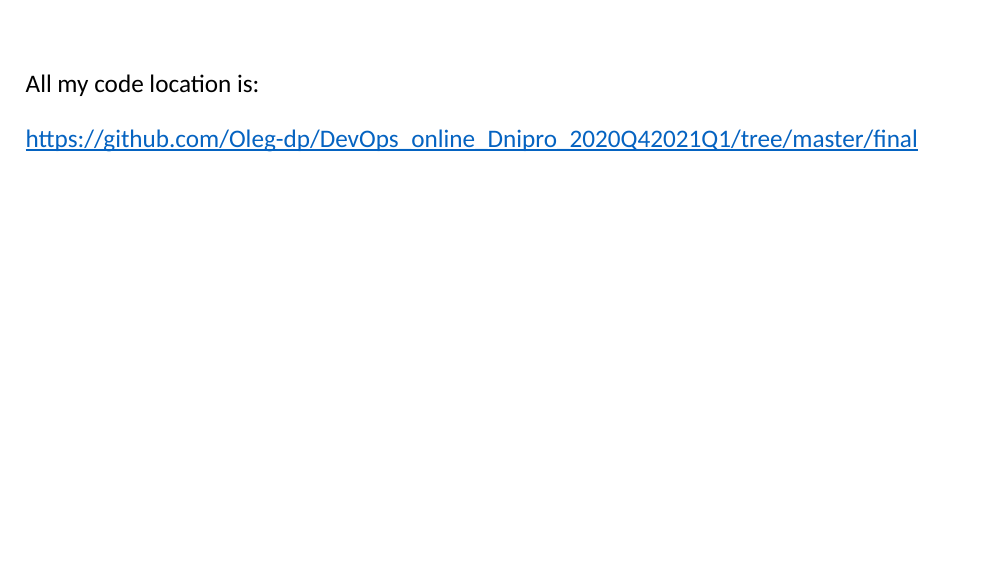
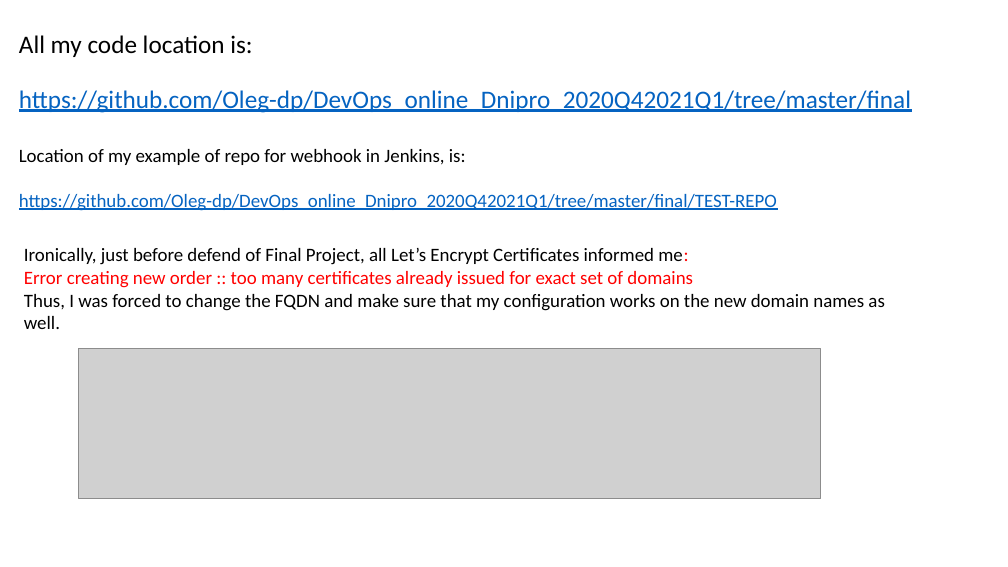
Before and after one commit to Oleg-dp/DevOps_online_Dnipro_2020Q42021Q1, a slide deck: slide 16 of final/SNIEOSIKOV OLEH.pptx. Drawn at 1008x567 pixels with LibreOffice and Linux fonts; fonts in the diff are those of the drawing; grey boxes stand for pictures. Boxes give left, top, right and bottom in pixels: in the first picture for what was removed or moved away, otherwise in the second. Text is boxed around its words. In the diff, an @@ line names an element or a change of style, - is before the commit and + after.

```diff
--- a/final/SNIEOSIKOV OLEH.pptx
+++ b/final/SNIEOSIKOV OLEH.pptx
@@ title "All my code location is: ...": place and size @@
-title "All my code location is: ..." at <box>26,74,918,152</box>
+title "All my code location is: ..." at <box>19,35,911,113</box>
@@ text added at <box>19,149,777,211</box>, 18 pt, text #0563C1, underline @@
+Location of my example of repo for webhook in Jenkins, is:
+https://github.com/Oleg-dp/DevOps_online_Dnipro_2020Q42021Q1/tree/master/final/TEST-REPO
@@ text added at <box>24,248,884,329</box>, 18 pt, text #000000 @@
+Ironically, just before defend of Final Project, all Let’s Encrypt Certificates informed me:
+Error creating new order :: too many certificates already issued for exact set of domains
+Thus, I was forced to change the FQDN and make sure that my configuration works on the new domain names as well.
@@ picture added at <box>79,349,820,499</box> @@
```
Also in this commit, not shown: 6 other slides changed.
